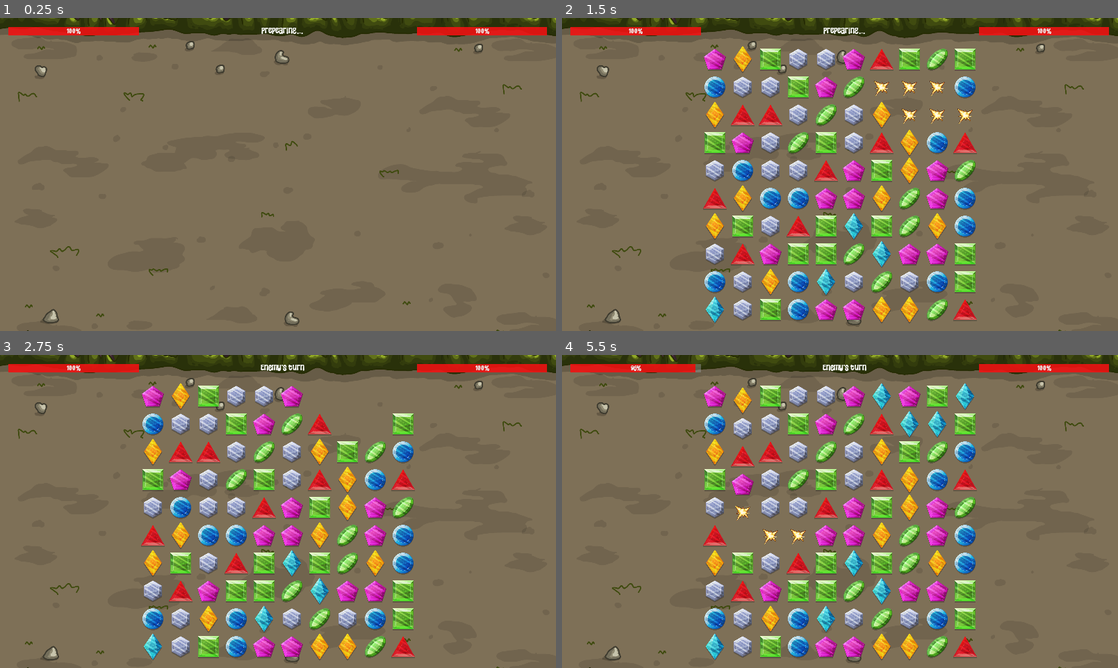
Above: before the commit, frames 1-4 (two rows, left to right).
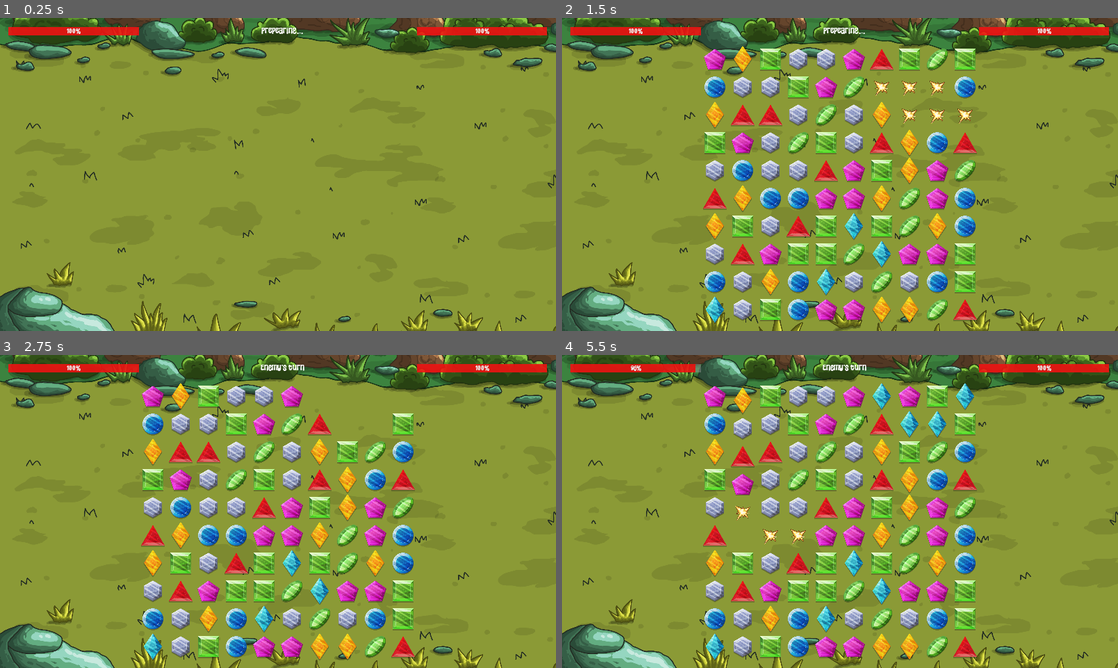
Above: after the commit, the same moments.

Repository: yakushev85/CrystalBattle
Game: Godot game, scene res://src/main.tscn
Same seed, same stepped clock (60 frames per second), same inputs: the game is played once before the commit and once after it.
Inputs (mouse positions are in pixels of both pictures, inside the frame that each line leads up to):
- Up to frame 1 (0.25 s): no input
- Up to frame 2 (1.5 s): move the mouse to (962, 158) at 0.52 s; click (962, 158) at 0.67 s; tap Enter at 1.25 s; move the mouse to (728, 190) at 1.27 s; click (728, 190) at 1.42 s
- Up to frame 3 (2.75 s): move the mouse to (333, 442) at 2.02 s; click (333, 442) at 2.17 s
- Up to frame 4 (5.5 s): move the mouse to (812, 574) at 2.77 s; click (812, 574) at 2.92 s; tap Space at 3.5 s; move the mouse to (1006, 558) at 3.52 s; click (1006, 558) at 3.67 s; tap Enter at 4.25 s; move the mouse to (673, 464) at 4.27 s; click (673, 464) at 4.42 s; move the mouse to (867, 511) at 5.02 s; click (867, 511) at 5.17 s

The runs differ from the first frame. In frame 1, 98% of the frame differs, in the area x 0-100%, y 0-100%; in frame 2, 81%; in frame 3, 81%; in frame 4, 81%.

Commit message:
export params, player timer, game over signals

Diff:
--- a/src/main.gd
+++ b/src/main.gd
@@ -1,7 +1,15 @@
 extends Node2D
+
+signal enemy_won
+signal player_won
 
 export (PackedScene) var item_scene
 export var item_size = 64
+export var player_health = 100
+export var player_dps = 1.0
+export var enemy_health = 100
+export var enemy_dps = 1.0
+export var background_type = 1
 
 # matrix size
 const N = 10
@@ -9,27 +17,16 @@
 const M = 8
 # minimum length for scored line
 const min_scored_line = 3
+# player time limit in sec
+const PLAYER_TIME_LIMIT = 31
 # matrix of items
 var play_matrix = []
-var player_health = 100
-var enemy_health = 100
-
+# game flags
 var is_player_turn
 var is_enemy_turn
-
-func print_matrix_data(comm = ""):
-	var line_m = ""
-
-	for mxi in range(N):
-		for myi in range(N):
-			if play_matrix[mxi][myi] == null:
-				line_m += "n"
-			else:
-				line_m += str(play_matrix[mxi][myi].get_type())
-
-		line_m += "\n"
-
-	print_debug(comm, "\n", line_m)
+var is_finished
+# player's time
+var player_time
 
 func generate_matrix():
 	for mx in range(N):
@@ -171,15 +168,32 @@
 	randomize()
 	is_player_turn = false
 	is_enemy_turn = false
+	is_finished = false
+	$BackgroundGroup/TextureRect.texture = load("res://assets/background/game_background_" + str(background_type) + ".png")
 
 func _on_StartTimer_timeout():
 	generate_matrix()
 	$GameTimer.start()
 
 func _on_GameTimer_timeout():
+	if is_finished:
+		return
+
 	var scored_lines = update_matrix_play()
 	if scored_lines.size() == 0:
 		$GameTimer.stop()
+
+		if $PlayerHealthBar/ProgressBar.value <= 0:
+			is_finished = true
+			$MessageGroup/MessageLabel.text = "You loose"
+			emit_signal("enemy_won")
+			return
+
+		if $EnemyHealthBar/ProgressBar.value <= 0:
+			is_finished = true
+			$MessageGroup/MessageLabel.text = "You win!!"
+			emit_signal("player_won")
+			return
 
 		if is_player_turn:
 			is_player_turn = false
@@ -196,21 +210,23 @@
 			$EnemyTimer.start()
 
 		if is_player_turn:
-			$MessageGroup/MessageLabel.text = "Your turn"
+			player_time = PLAYER_TIME_LIMIT
+			$PlayerTimer.start()
 
 	var damage = 0
 	for score_line in scored_lines:
 		damage += score_line.score
 
 	if is_player_turn:
-		$EnemyHealthBar.set_damage(damage)
+		$EnemyHealthBar.set_damage(damage*player_dps)
 	elif is_enemy_turn:
-		$PlayerHealthBar.set_damage(damage)
+		$PlayerHealthBar.set_damage(damage*enemy_dps)
 
 func _input(event):
-	if is_player_turn and event is InputEventMouseButton and not (event as InputEventMouseButton).is_pressed():
+	if is_player_turn and not is_finished and event is InputEventMouseButton and not (event as InputEventMouseButton).is_pressed():
 		remove_cell(event.position.x, event.position.y)
-		$EnemyHealthBar.set_damage(1)
+		$EnemyHealthBar.set_damage(player_dps)
+		$PlayerTimer.stop()
 		$GameTimer.start()
 
 func enemyTurn():
@@ -218,7 +234,7 @@
 	posible_point.mx = randi() % N
 	posible_point.my = randi() % N
 	posible_point.score = 1
-	print_debug("initial enemy point:", posible_point)
+	#print_debug("initial enemy point:", posible_point)
 	for mxi in range(N):
 		for myi in range(N):
 			var current_score = check_point(mxi, myi)
@@ -228,9 +244,9 @@
 				posible_point.mx = mxi
 				posible_point.my = myi
 
-	print_debug("generated enemy point:", posible_point)
+	#print_debug("generated enemy point:", posible_point)
 	remove_cell_m(posible_point.mx, posible_point.my)
-	$PlayerHealthBar.set_damage(1)
+	$PlayerHealthBar.set_damage(enemy_dps)
 	$EnemyTimer.stop()
 	$GameTimer.start()
 
@@ -286,3 +302,17 @@
 
 func _on_EnemyTimer_timeout():
 	enemyTurn()
+
+
+func _on_PlayerTimer_timeout():
+	if player_time > 0:
+		player_time -= 1
+
+		var formatted_time = str(player_time)
+		if player_time < 10:
+			formatted_time = "0" + formatted_time
+
+		$MessageGroup/MessageLabel.text = "Your turn 0:" + formatted_time
+	else:
+		$PlayerTimer.stop()
+		$GameTimer.start()
--- a/src/main.tscn
+++ b/src/main.tscn
@@ -1,8 +1,7 @@
-[gd_scene load_steps=7 format=2]
+[gd_scene load_steps=6 format=2]
 
 [ext_resource path="res://src/objects/item.tscn" type="PackedScene" id=1]
 [ext_resource path="res://src/main.gd" type="Script" id=2]
-[ext_resource path="res://assets/background/game_background_2.png" type="Texture" id=3]
 [ext_resource path="res://src/objects/ui/HealthBar.tscn" type="PackedScene" id=4]
 [ext_resource path="res://assets/fonts/WigglyCurvesRegular.ttf" type="DynamicFontData" id=5]
 
@@ -13,6 +12,7 @@
 [node name="Main" type="Node2D"]
 script = ExtResource( 2 )
 item_scene = ExtResource( 1 )
+background_type = 4
 
 [node name="MessageGroup" type="Node2D" parent="."]
 position = Vector2( 500, 20 )
@@ -42,6 +42,8 @@
 one_shot = true
 autostart = true
 
+[node name="PlayerTimer" type="Timer" parent="."]
+
 [node name="GameTimer" type="Timer" parent="."]
 
 [node name="EnemyTimer" type="Timer" parent="."]
@@ -50,12 +52,12 @@
 [node name="BackgroundGroup" type="Node2D" parent="."]
 
 [node name="TextureRect" type="TextureRect" parent="BackgroundGroup"]
-margin_top = -400.0
+margin_top = -300.0
 margin_right = 3840.0
-margin_bottom = 1760.0
-rect_scale = Vector2( 0.6, 0.6 )
-texture = ExtResource( 3 )
+margin_bottom = 1860.0
+rect_scale = Vector2( 0.5, 0.5 )
 
 [connection signal="timeout" from="StartTimer" to="." method="_on_StartTimer_timeout"]
+[connection signal="timeout" from="PlayerTimer" to="." method="_on_PlayerTimer_timeout"]
 [connection signal="timeout" from="GameTimer" to="." method="_on_GameTimer_timeout"]
 [connection signal="timeout" from="EnemyTimer" to="." method="_on_EnemyTimer_timeout"]
